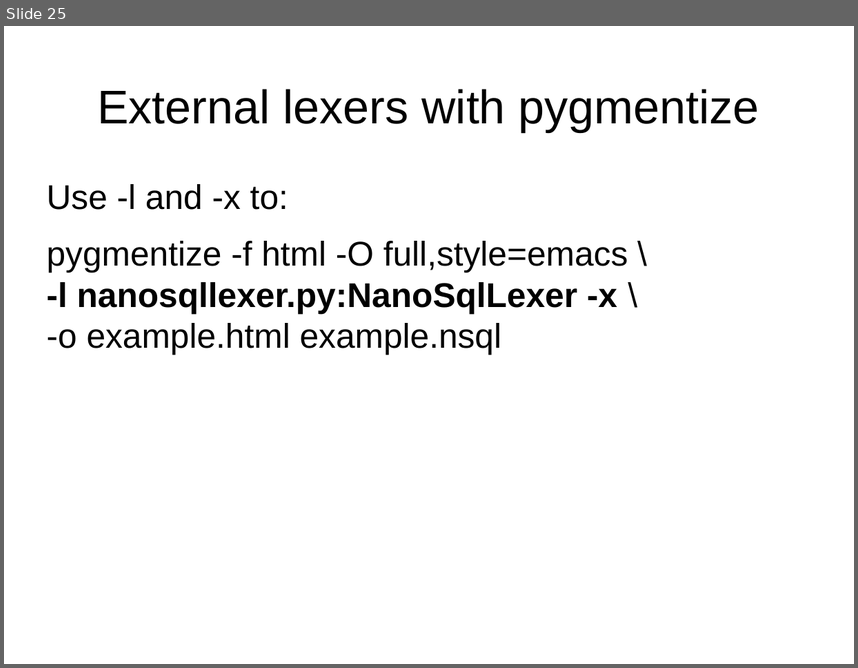
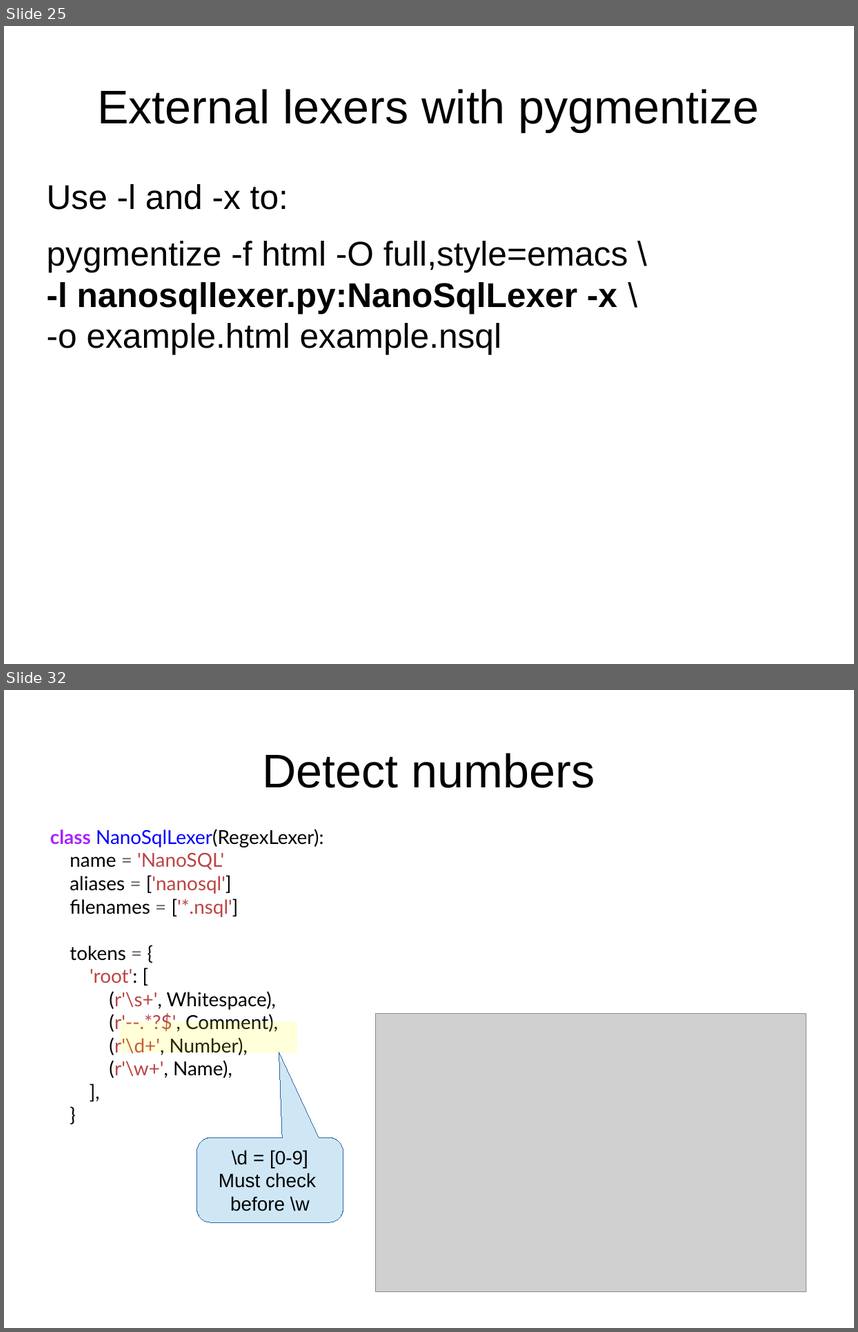
Before and after one commit to roskakori/talks, a slide deck: pygraz/pygments/Introduction to Pygments.odp. Shown one above the other, each under a label of ours: slide 25 before the commit, slides 25 and 32 after it; the slides between them are not shown. The pictures are 858x668 and 858x1332 pixels, drawn with LibreOffice and Linux fonts; fonts in the diff are those of the drawing; grey boxes stand for pictures. Boxes give left, top, right and bottom in pixels: in the first picture for what was removed or moved away, otherwise in the second. Text is boxed around its words. In the diff, an @@ line names an element or a change of style, - is before the commit and + after.

Commit message:
* Added slides for stepwise development of an own lexer. * Changed syntax highlighted Python code from HTML screenshot to inline RTF to enable copy & paste.

```diff
--- a/pygraz/pygments/Introduction to Pygments.odp
+++ b/pygraz/pygments/Introduction to Pygments.odp
@@ slide 32 added at <box>4,690,854,1328</box>, background #FFFFFF @@
@@ title added at <box>263,753,595,788</box>, 44 pt, text #000000 @@
+Detect numbers
@@ text added at <box>50,829,323,1078</box>, 18 pt, text #000000 @@
+class NanoSqlLexer(RegexLexer):
+name = 'NanoSQL'
+aliases = ['nanosql']
+filenames = ['*.nsql']
+tokens = {
+'root': [
+(r'\s+', Whitespace),
+(r'--.*?$', Comment),
+(r'\d+', Number),
+(r'\w+', Name),
+],
+}
@@ picture added at <box>376,1013,806,1292</box> @@
@@ rectangle added at <box>120,1022,297,1052</box>, fill #FFFF00 at 15% opacity @@
@@ rounded speech box added at <box>197,1137,343,1222</box>, fill #CFE7F5, outline #3465A4 0 pt, 18 pt, text #000000 @@
+\d = [0-9]
+Must check
+before \w
```
Also in this commit, not shown: 9 slides changed, 13 other slides added, 2 slides removed, 5 other files.
